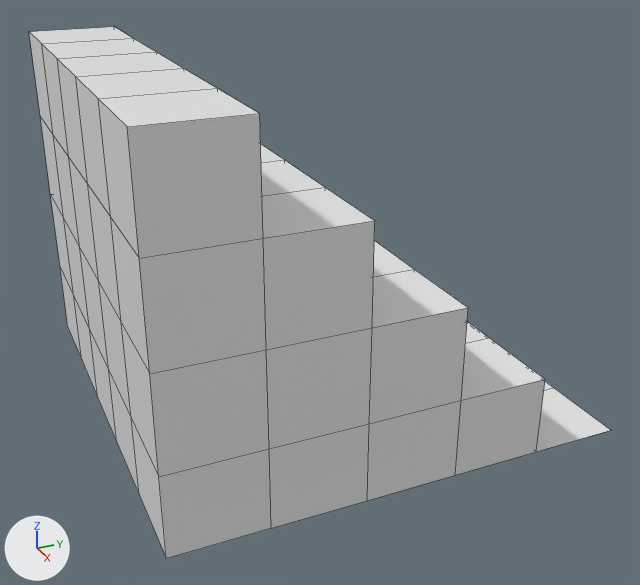
The FBX model Assets/Art_Assets/Stairs_V01.fbx as it was, and as the next commit left it.
One viewpoint serves both versions: a camera (50 mm lens) standing at (-11.78, 4.12, 5.54) and looking at (-20.16, 7.89, 1.35). The lights are fixed; the arrows at lower left show +X, +Y and +Z. Mesh edges are drawn as thin lines. Materials are left out; every surface is plain grey. Where no turn or scale is listed for an object, it has been applied to the vertices.

The first picture shows 'Stairs'.
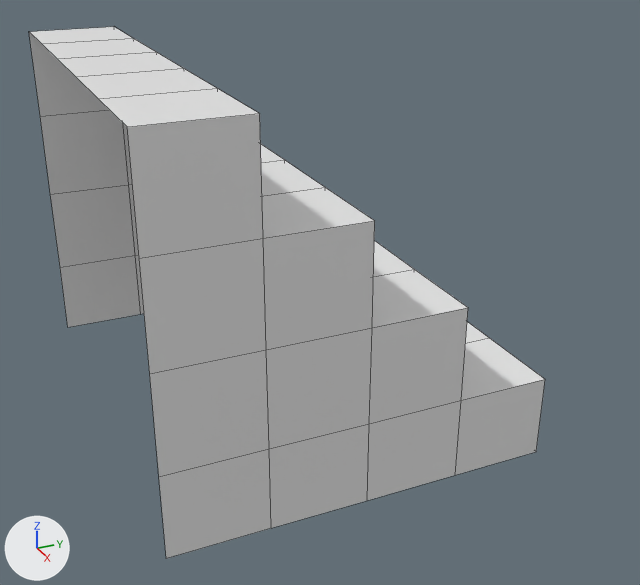
The newer file is also turned or shifted as a whole; pictures and numbers use the older file's frame.

Boxes [x1, y1, x2, y2] around the edits, measured in the pictures (640 x 585 px):
```json
{"object": "Stairs", "change": "reshaped", "before": [29, 27, 610, 559], "after": [29, 27, 545, 559], "on screen": "11% narrower"}
{"part": 1, "of": "me_mesh", "change": "deleted", "before": [29, 32, 166, 556]}
{"part": 2, "of": "me_mesh", "change": "deleted", "before": [536, 381, 610, 452]}
```

The change, as JSON lines over the scene's bpy script:
```json
{"block": "me_mesh", "where": "# used by ob_stairs; location = (-20.5, 7.92, 0.0)"}
{"block": "me_mesh", "where": "# verts and faces of me_mesh; kept vertices keep their numbers, new ones are numbered from 96"}
{"block": "me_mesh", "where": "# before: 5 (-2.5, 1.5, 0.12), 6 (-1.5, 1.5, 0.12), 7 (-2.5, 2.5, 0.12), 8 (-1.5, 2.5, 0.12), 10 (-0.5, 1.5, 0.12)"}
{"block": "me_mesh", "where": "# before: 11 (-0.5, 2.5, 0.12), 13 (0.5, 1.5, 0.12), 14 (0.5, 2.5, 0.12), 16 (1.5, 1.5, 0.12), 17 (1.5, 2.5, 0.12) at pixel (553, 387)"}
{"block": "me_mesh", "where": "# before: 22 (2.5, 1.5, 0.12) at pixel (536, 451), 23 (2.5, 2.5, 0.12) at pixel (611, 430)"}
{"op": "remove", "block": "me_mesh", "code": "me_mesh.from_pydata(...)  # 96 vertices, 85 faces; spans x -2.5..2.5, y -2.5..2.5, z 0.12..4.0"}
{"op": "add", "block": "me_mesh", "code": "me_mesh.from_pydata(...)  # 74 vertices, 60 faces; spans x -2.5..2.5, y -2.5..1.5, z 0.12..4.0"}
{"block": "me_mesh", "change": "me_mesh part 1"}
{"block": "me_mesh", "change": "16 vertices are removed from x -1.5..1.5, y -2.5, z 0.12..3.0"}
{"block": "me_mesh", "change": "20 faces are deleted"}
{"block": "me_mesh", "change": "me_mesh part 2"}
{"op": "add", "block": "me_mesh", "code": "delete_vertices([7, 8, 11, 14, 17, 23])  # with the faces that use them"}
```
